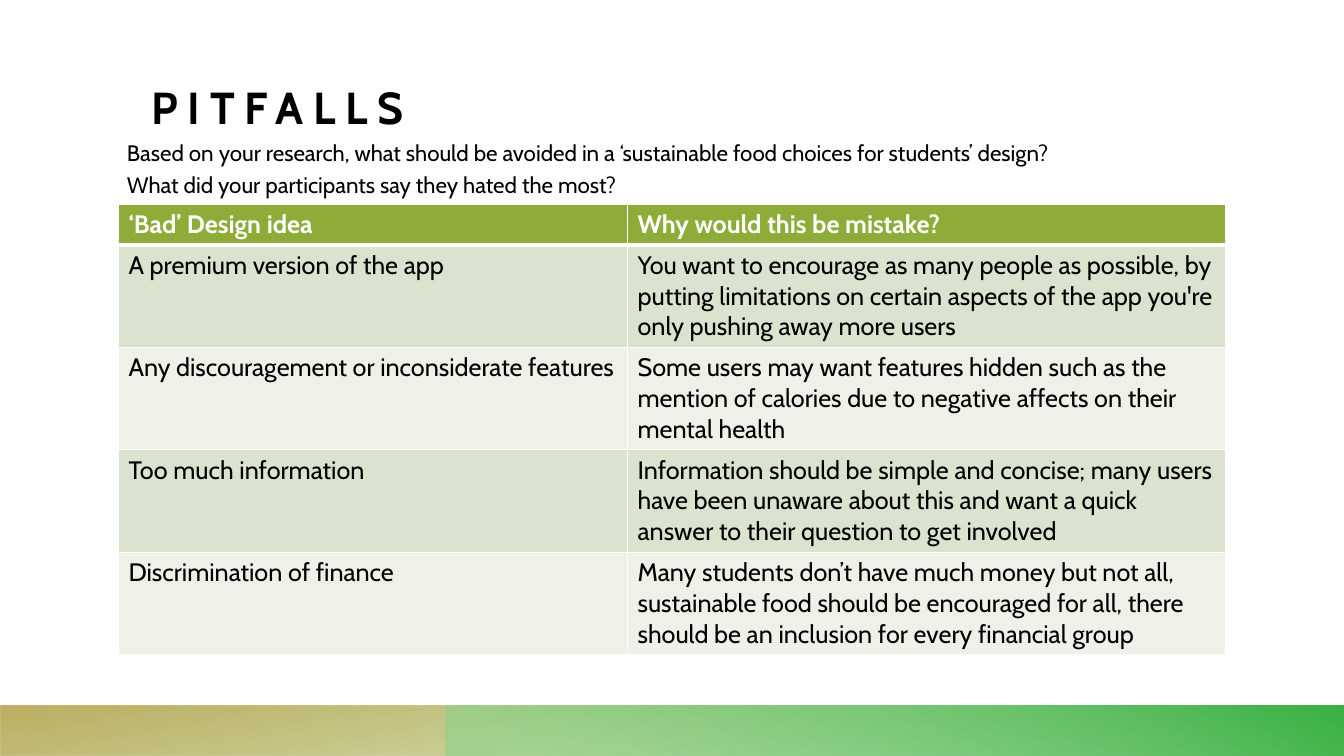
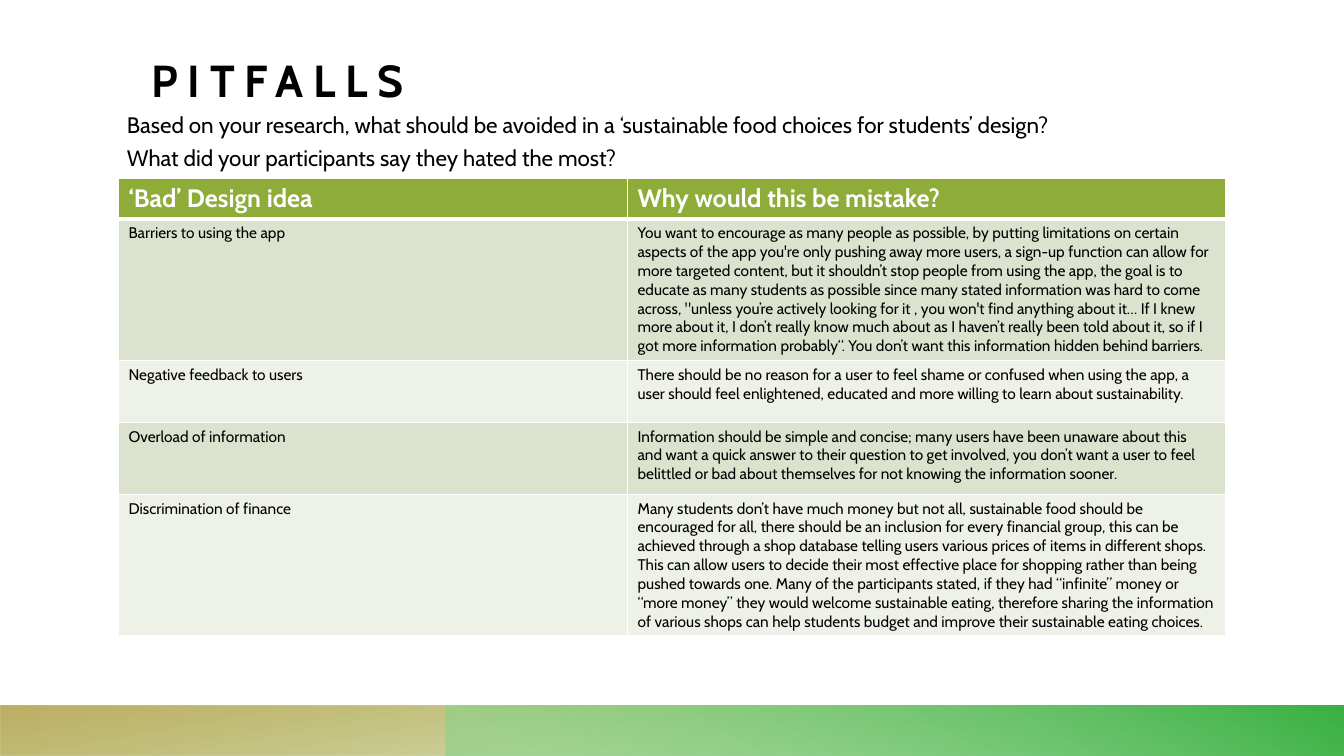
Before and after one commit to RandumbFluke/User_Experience_Term_1, a slide deck: slide 6 of Assignment/Real/Design Recommendations.pptx. Drawn at 1344x756 pixels with LibreOffice and Linux fonts; fonts in the diff are those of the drawing. Boxes give left, top, right and bottom in pixels: in the first picture for what was removed or moved away, otherwise in the second. Text is boxed around its words. In the diff, an @@ line names an element or a change of style, - is before the commit and + after.

```diff
--- a/Assignment/Real/Design Recommendations.pptx
+++ b/Assignment/Real/Design Recommendations.pptx
@@ title "PITFALLS": place and size @@
-title "PITFALLS" at [151,62,1280,133]
+title "PITFALLS" at [151,34,1280,106]
@@ text "Based on your research, what ...": place and size @@
-text "Based on your research, what ..." at [127,144,1049,199]
+text "Based on your research, what ..." at [127,116,1049,171]
@@ table at [119,177,1226,635] @@
-row 2, column 1: A premium version of the app
+row 2, column 1: Barriers to using the app
@@ row 2, column 2: "You want to encourage as many people as possible, by putting limitations on certain aspects of the app you're only pushing away more users" to "You want to encourage as many people as possible, by putting limitations on certain aspects of the app you're only pushing away more users, a sign-up function can allow for more targeted content, but it shouldn’t stop people from using the app, the goal is to educate as many students as possible since many stated information was hard to come across, "unless you’re actively looking for it , you won't find anything about it… If I knew more about it, I don’t really know much about as I haven’t really been told about it, so if I got more information probably“. You don’t want this information hidden behind barriers." @@
-row 3, column 1: Any discouragement or inconsiderate features
+row 3, column 1: Negative feedback to users
-row 3, column 2: Some users may want features hidden such as the mention of calories due to negative affects on their mental health
+row 3, column 2: There should be no reason for a user to feel shame or confused when using the app, a user should feel enlightened, educated and more willing to learn about sustainability.
-row 4, column 1: Too much information
+row 4, column 1: Overload of information
-row 4, column 2: Information should be simple and concise; many users have been unaware about this and want a quick answer to their question to get involved
+row 4, column 2: Information should be simple and concise; many users have been unaware about this and want a quick answer to their question to get involved, you don’t want a user to feel belittled or bad about themselves for not knowing the information sooner.
-row 5, column 2: Many students don’t have much money but not all, sustainable food should be encouraged for all, there should be an inclusion for every financial group
+row 5, column 2: Many students don’t have much money but not all, sustainable food should be encouraged for all, there should be an inclusion for every financial group, this can be achieved through a shop database telling users various prices of items in different shops. This can allow users to decide their most effective place for shopping rather than being pushed towards one. Many of the participants stated, if they had “infinite” money or “more money” they would welcome sustainable eating, therefore sharing the information of various shops can help students budget and improve their sustainable eating choices.
@@ size 18 to 11 pt in "Discrimination of finance" @@
@@ table: place and size @@
-table at [119,205,1226,653]
+table at [119,177,1226,635]
```
Also in this commit, not shown: 5 other slides changed, 2 other files.
